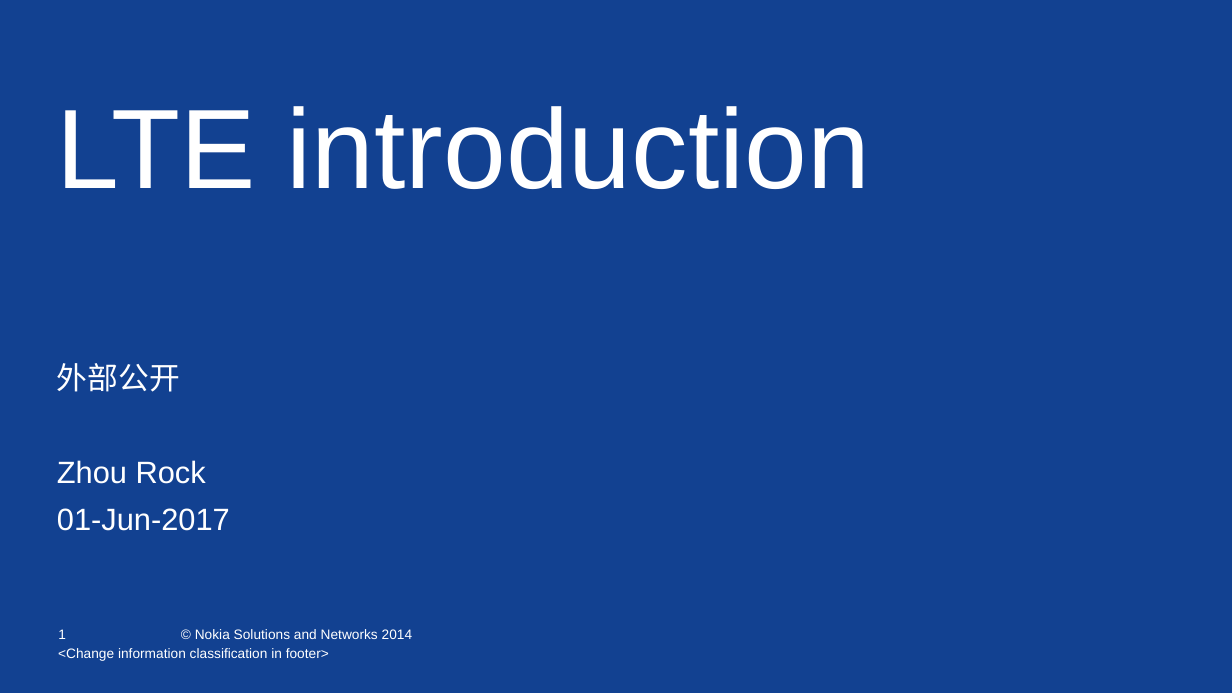
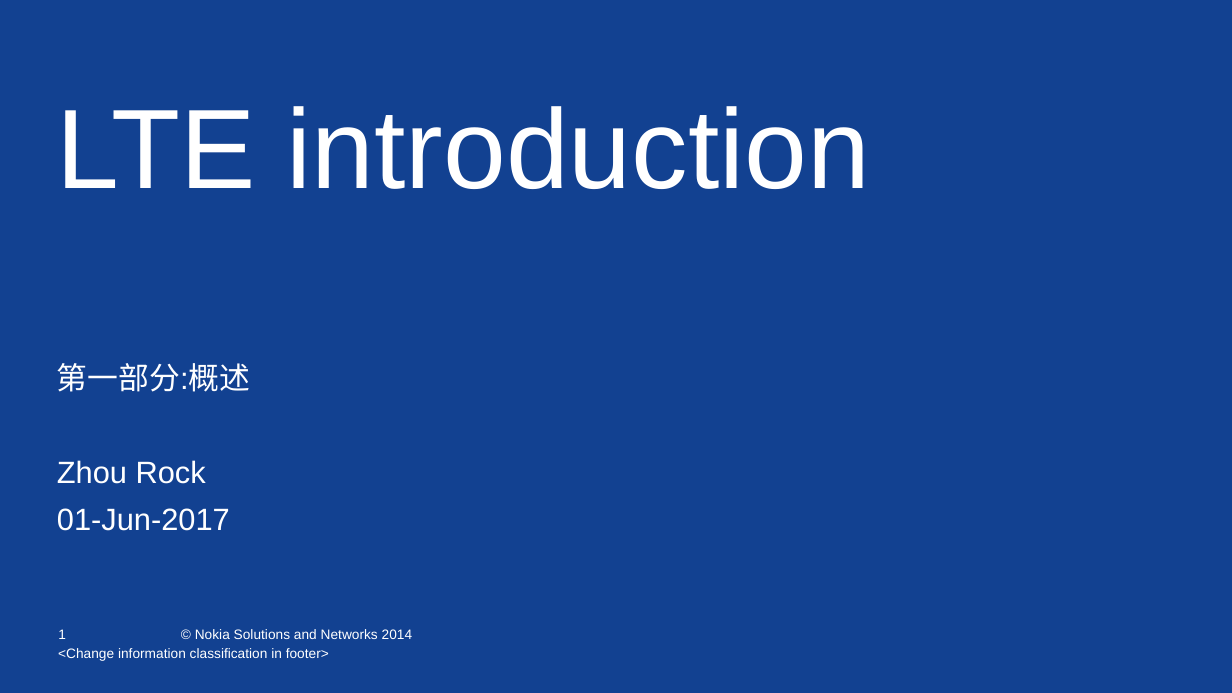
Before and after one commit to ZhouRock/LTE-study, a slide deck: slide 1 of LTE_introduction_by_zhoulei.pptx. Drawn at 1232x693 pixels with LibreOffice and Linux fonts; fonts in the diff are those of the drawing; background and template pictures are left out. Boxes give left, top, right and bottom in pixels: in the first picture for what was removed or moved away, otherwise in the second. Text is boxed around its words. In the diff, an @@ line names an element or a change of style, - is before the commit and + after.

```diff
--- a/LTE_introduction_by_zhoulei.pptx
+++ b/LTE_introduction_by_zhoulei.pptx
@@ text at (x1=57, y1=363, x2=250, y2=392): text changed @@
-外部公开
+第一部分:概述
```
Also in this commit, not shown: 3 other slides changed, 1 slide removed.
